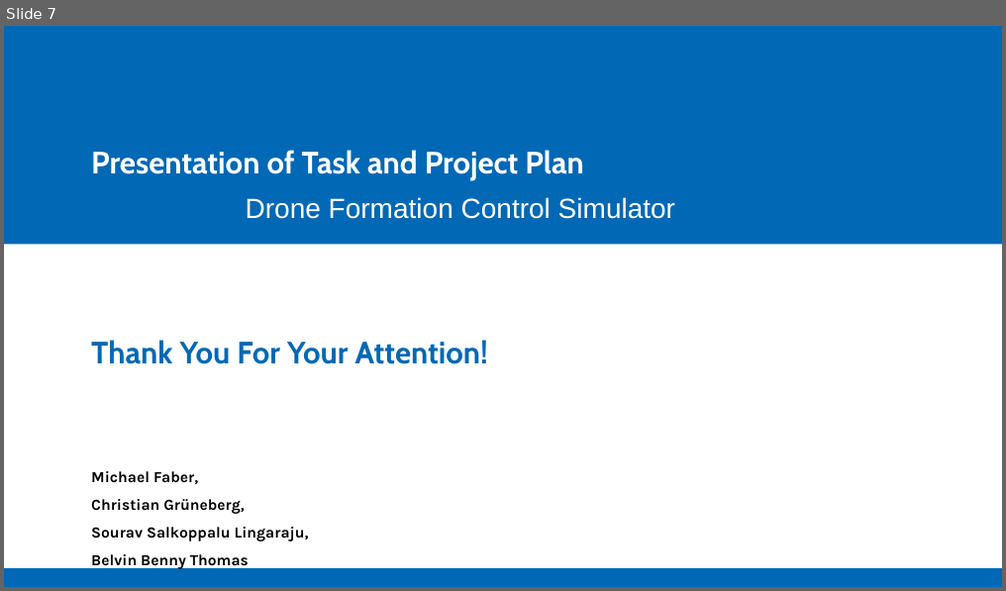
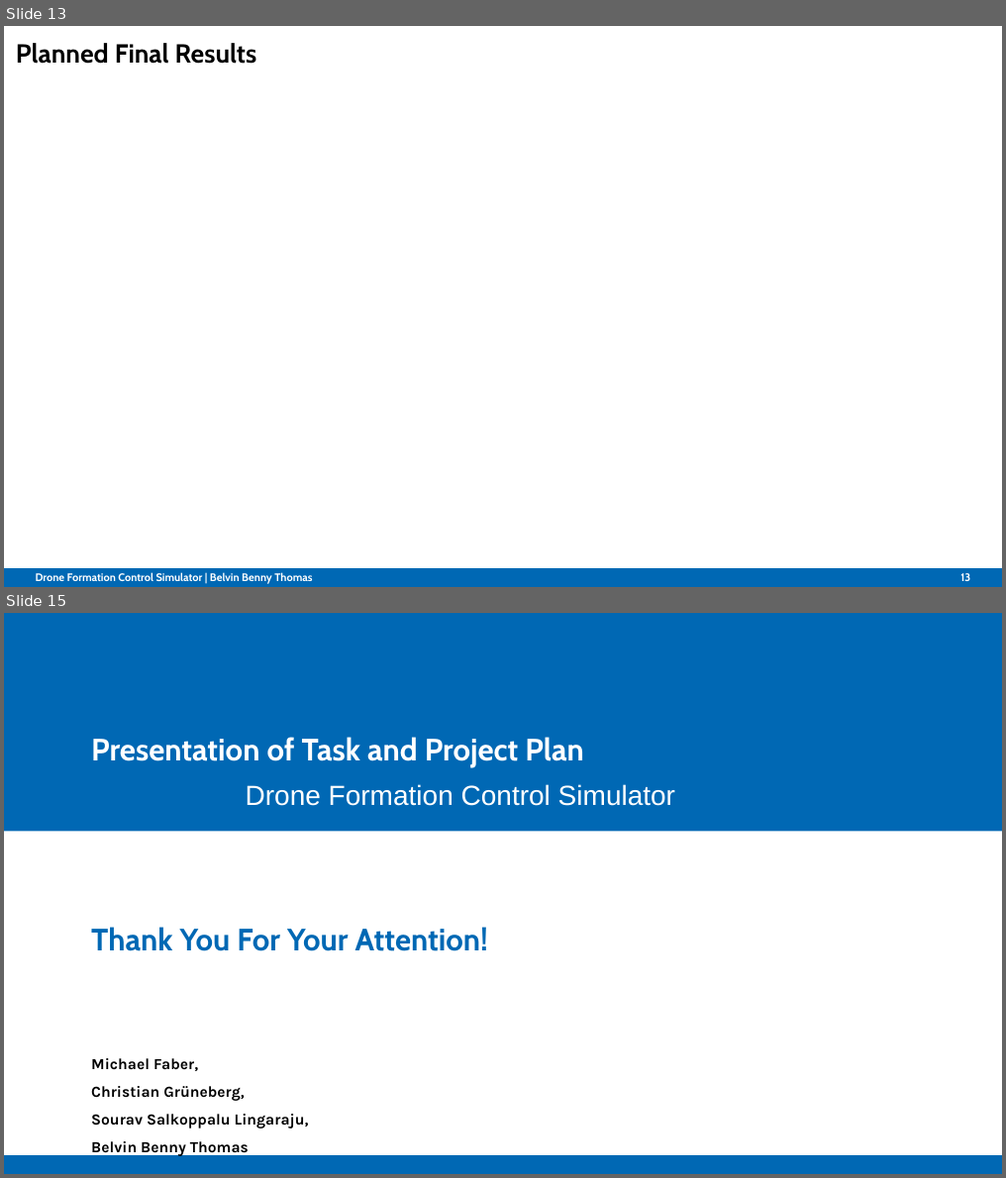
Before and after one commit to Belvin7/Drone_Project_personal-, a slide deck: AMS_Intermediate_Presentation.odp. Shown one above the other, each under a label of ours: slide 7 before the commit, slides 13 and 15 after it; the slides between them are not shown. The pictures are 1006x591 and 1006x1178 pixels, drawn with LibreOffice and Linux fonts; fonts in the diff are those of the drawing; background and template pictures are left out. Boxes give left, top, right and bottom in pixels: in the first picture for what was removed or moved away, otherwise in the second. Text is boxed around its words. In the diff, an @@ line names an element or a change of style, - is before the commit and + after.

```diff
--- a/AMS_Intermediate_Presentation.odp
+++ b/AMS_Intermediate_Presentation.odp
@@ slide 13 added at (4, 26, 1002, 587), background #FFFFFF; not listed: 1 template element that a slide beside it also shows @@
@@ title added at (16, 43, 257, 64), 18.9 pt, text #000000, bold @@
+Planned Final Results
@@ text added at (36, 572, 312, 584), 7.9 pt, text #FFFFFF, bold @@
+Drone Formation Control Simulator | Belvin Benny Thomas
@@ page number added at (960, 573, 970, 581), 7.9 pt, text #FFFFFF, bold @@
+13
@@ what was slide 7 is now slide 15 @@
```
Also in this commit, not shown: 2 slides changed, 11 other slides added, 4 slides removed.
